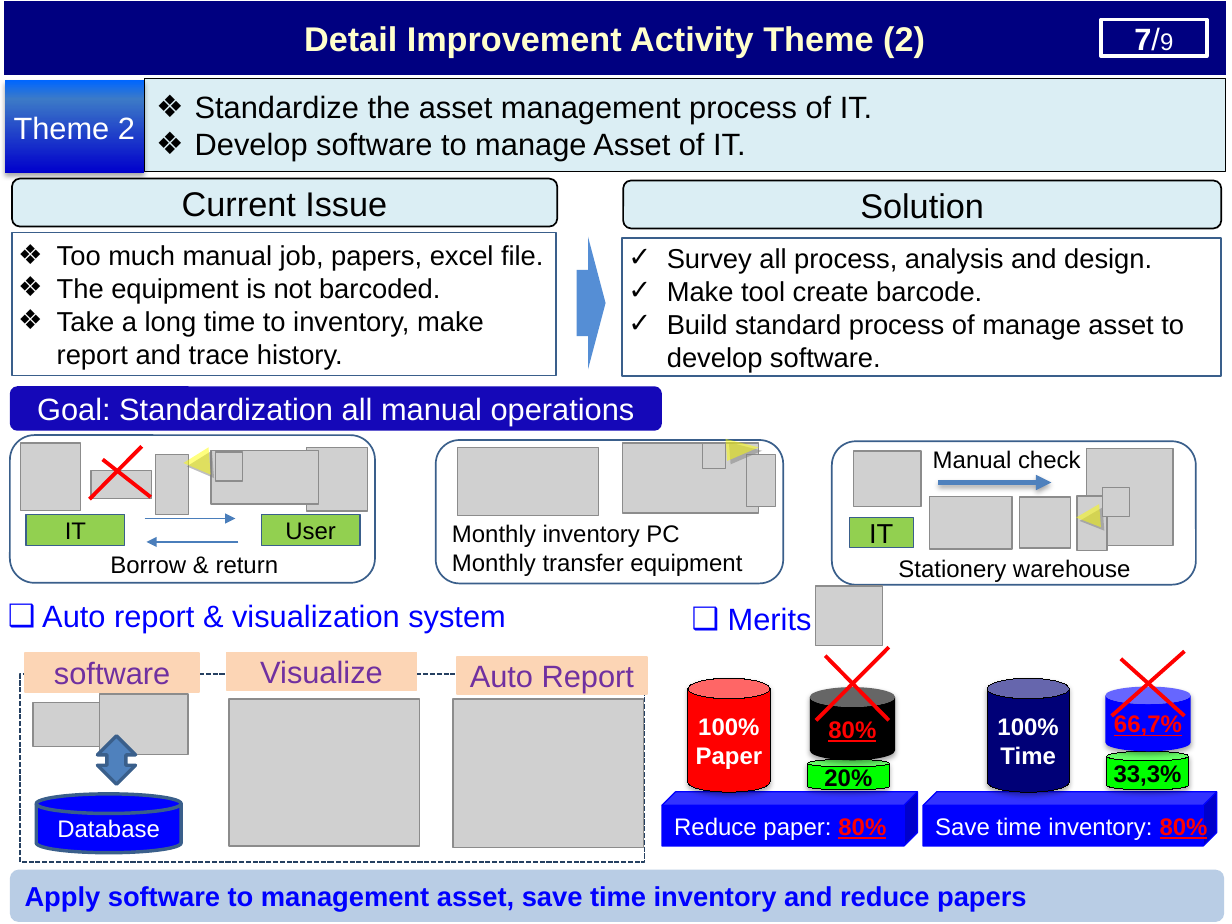
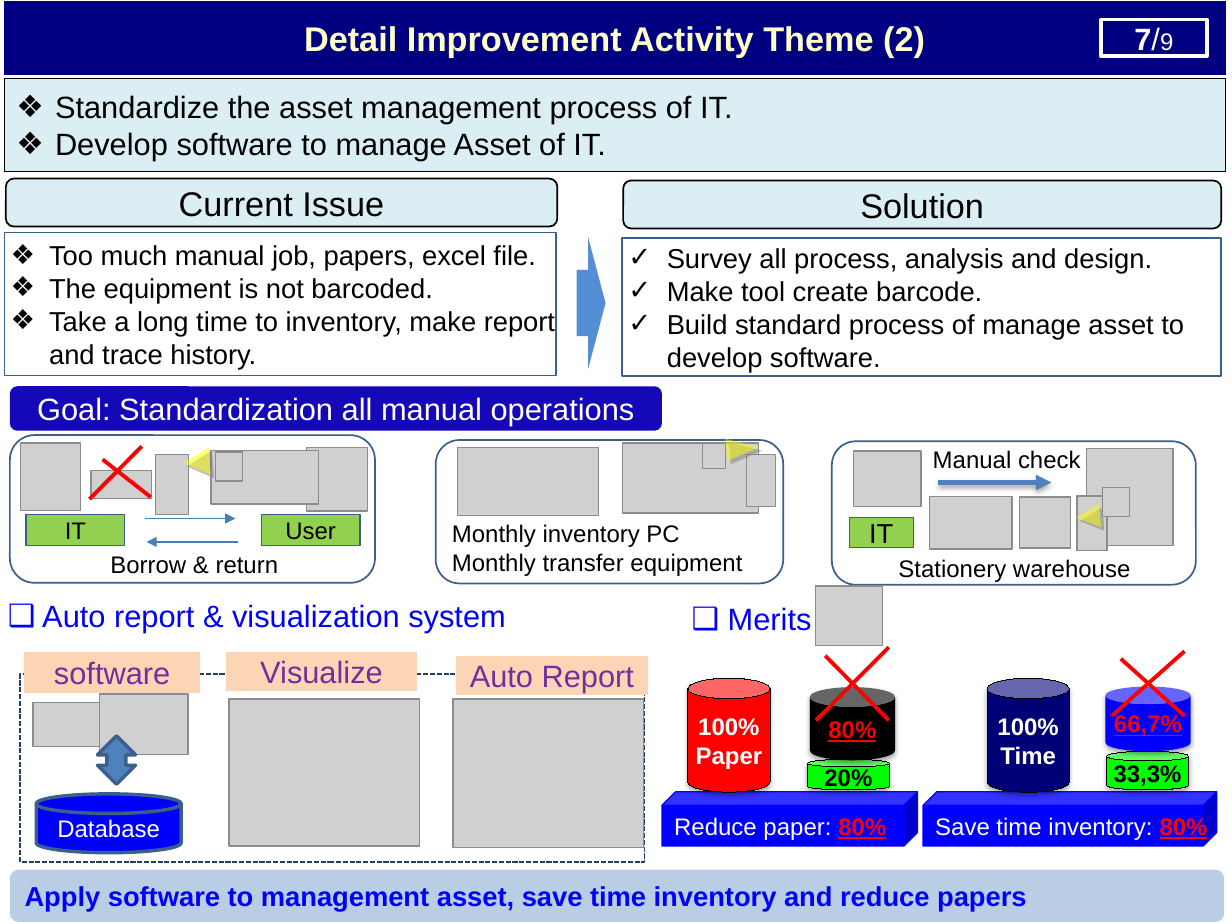
Before and after one commit to thietbicongnghevietnam/ReportPSNV, a slide deck: slide 8 of Report_Nguyen Nhu Minh_V5.pptx. Drawn at 1232x924 pixels with LibreOffice and Linux fonts; fonts in the diff are those of the drawing; grey boxes stand for pictures. Boxes give left, top, right and bottom in pixels: in the first picture for what was removed or moved away, otherwise in the second. Text is boxed around its words. In the diff, an @@ line names an element or a change of style, - is before the commit and + after.

```diff
--- a/Report_Nguyen Nhu Minh_V5.pptx
+++ b/Report_Nguyen Nhu Minh_V5.pptx
@@ rectangle "Standardize the asset management process ...": place and size @@
-rectangle "Standardize the asset management process ..." at <box>144,79,1226,172</box>
+rectangle "Standardize the asset management process ..." at <box>5,79,1226,172</box>
@@ rectangle removed at <box>5,80,144,172</box> @@
-Theme 2
@@ rounded rectangle "Current Issue": place and size @@
-rounded rectangle "Current Issue" at <box>12,179,558,227</box>
+rounded rectangle "Current Issue" at <box>6,179,558,227</box>
@@ rectangle "Too much manual job, papers, ...": place and size @@
-rectangle "Too much manual job, papers, ..." at <box>12,233,556,376</box>
+rectangle "Too much manual job, papers, ..." at <box>5,233,557,376</box>
```
Also in this commit, not shown: 5 other slides changed, 3 other files.
